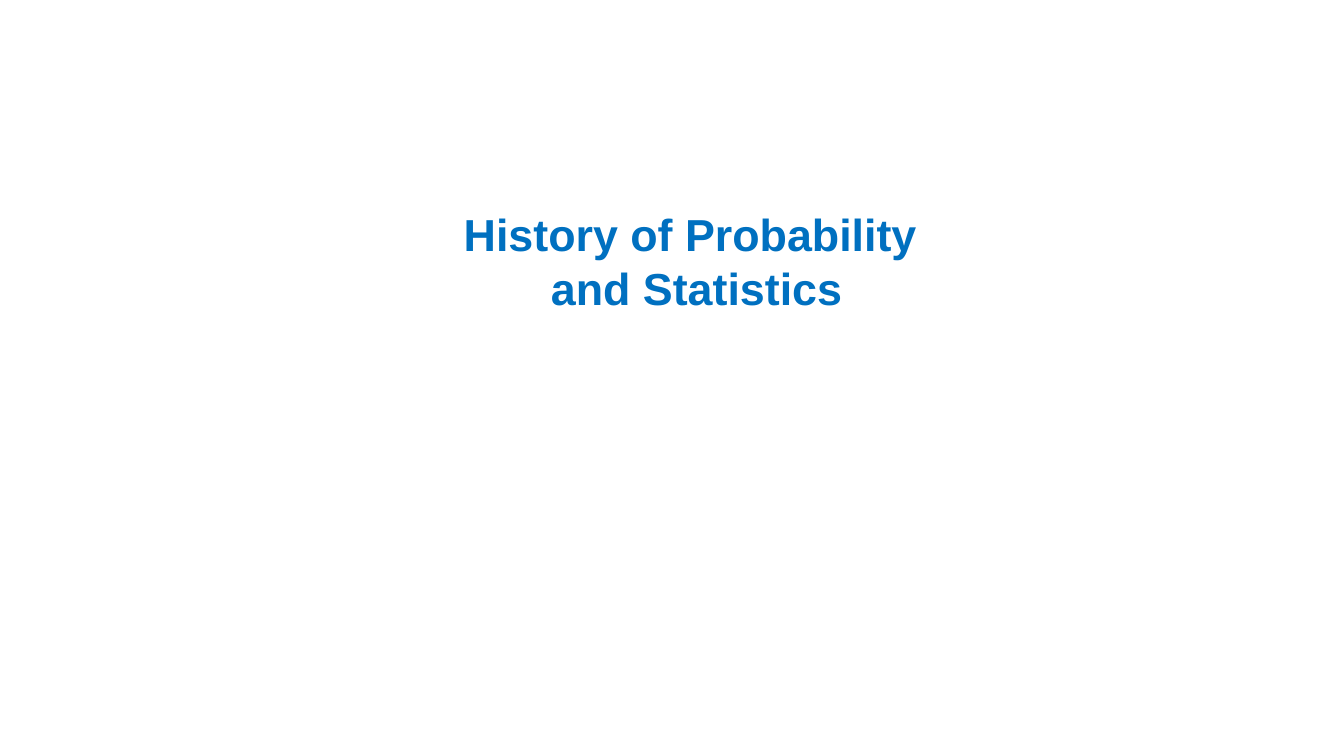
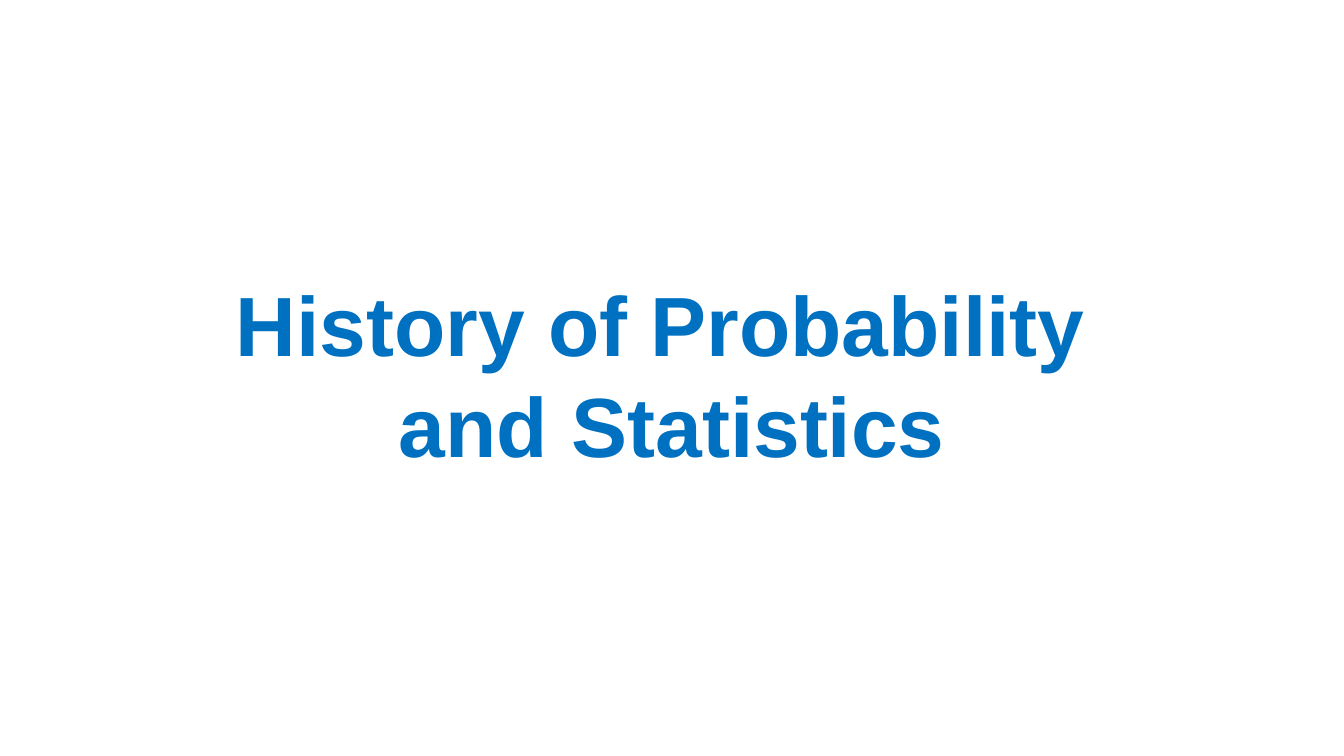
Before and after one commit to lselector/statistics, a slide deck: slide 1 of statistics_12_History.pptx. Drawn at 1344x756 pixels with LibreOffice and Linux fonts; fonts in the diff are those of the drawing. Boxes give left, top, right and bottom in pixels: in the first picture for what was removed or moved away, otherwise in the second. Text is boxed around its words. In the diff, an @@ line names an element or a change of style, - is before the commit and + after.

```diff
--- a/statistics_12_History.pptx
+++ b/statistics_12_History.pptx
@@ text "History of Probability": place and size @@
-text "History of Probability" at (464,218,916,306)
+text "History of Probability" at (236,295,1085,458)
@@ text "History of Probability" at (236,295,1085,458): size 32 to 60 pt @@
```
Also in this commit, not shown: 1 other slide changed, 1 other file.
